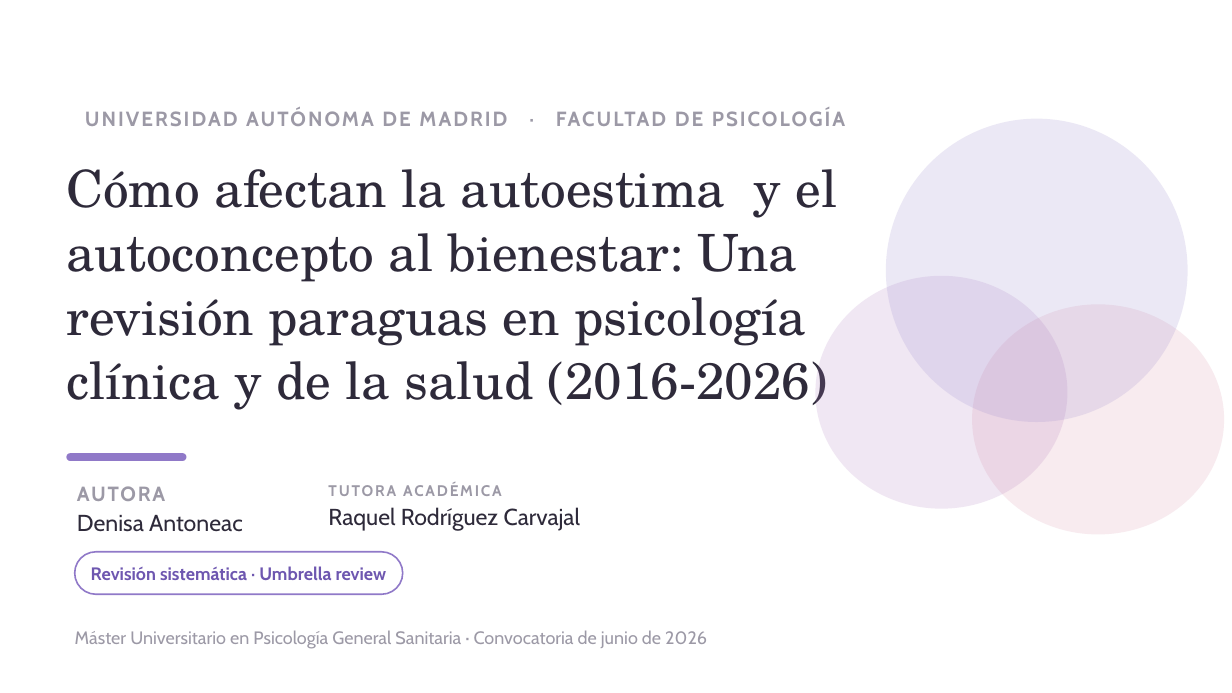
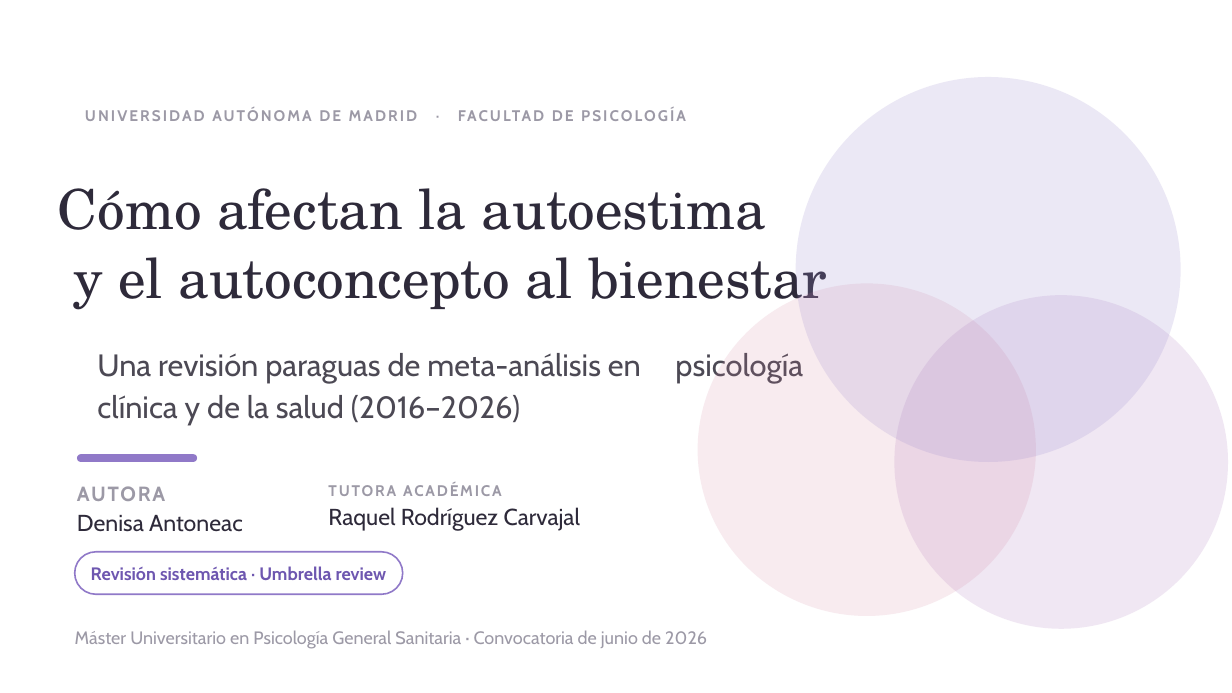
Before and after one commit to denisaantoneac23-dotcom/tfm-presentacion, a slide deck: slide 1 of TFM_Presentacion_Denisa_Antoneac_v8.pptx. Drawn at 1232x693 pixels with LibreOffice and Linux fonts; fonts in the diff are those of the drawing. Boxes give left, top, right and bottom in pixels: in the first picture for what was removed or moved away, otherwise in the second. Text is boxed around its words. In the diff, an @@ line names an element or a change of style, - is before the commit and + after.

```diff
--- a/TFM_Presentacion_Denisa_Antoneac_v8.pptx
+++ b/TFM_Presentacion_Denisa_Antoneac_v8.pptx
@@ ellipse resized from (x1=886, y1=118, x2=1189, y2=421) to (x1=796, y1=77, x2=1181, y2=462) @@
@@ text "UNIVERSIDAD AUTÓNOMA DE MADRID · ..." at (x1=85, y1=108, x2=803, y2=383): size 16 to 12 pt @@
@@ text at (x1=58, y1=188, x2=828, y2=310): text changed; size 40 to 43 pt @@
-Cómo afectan la autoestima y el autoconcepto al bienestar: Una revisión paraguas en psicología clínica y de la salud (2016-2026)
+Cómo afectan la autoestima y el autoconcepto al bienestar
@@ ellipse resized from (x1=972, y1=304, x2=1225, y2=534) to (x1=698, y1=284, x2=1036, y2=616) @@
@@ ellipse resized from (x1=816, y1=276, x2=1068, y2=509) to (x1=895, y1=295, x2=1228, y2=628) @@
@@ text added at (x1=97, y1=353, x2=641, y2=425), 24 pt, text #4C4954 @@
+Una revisión paraguas de meta-análisis en psicología clínica y de la salud (2016–2026)
@@ rounded rectangle moved from (x1=67, y1=453, x2=187, y2=461) to (x1=77, y1=455, x2=197, y2=463) @@
```
Also in this commit, not shown: 5 other slides changed.
